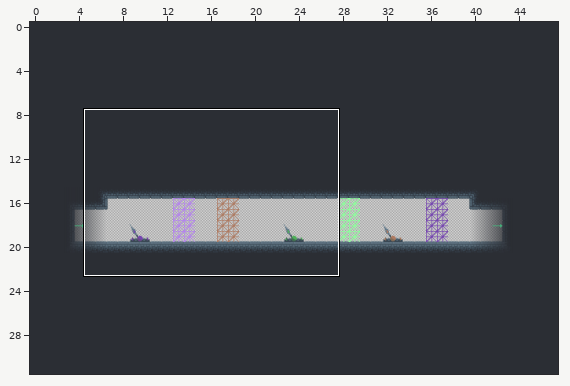
Tiled map: Worlds/Forest/S6_5.6.tmx. The picture above shows the old version from afar; the outline marks the close-up.
Close-up. First the earlier version:
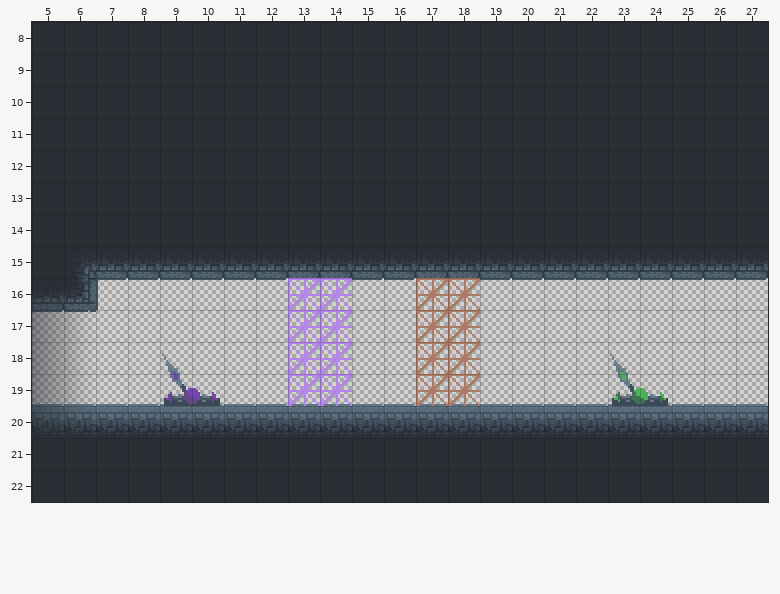
Cells are 160x160 px. Shown: x 5..27, y 8..22.
After the commit:
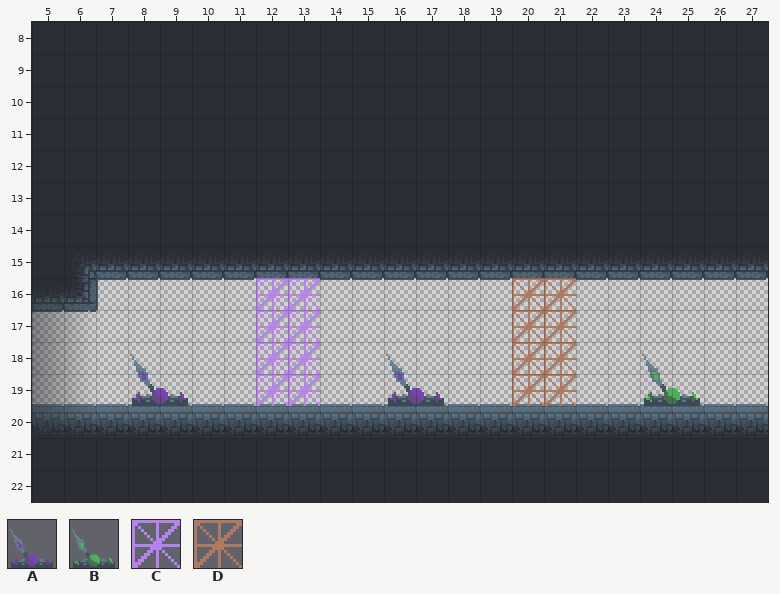
Key: from "Levers": A 1, B 3; from "act-Sheet": C 12, D 22.
_ is an empty cell, . an unchanged one.
Difference:
--- layer "Door"
@@ x 12..21 @@
-16 _.C..DD.__
-17 _.C..DD.__
-18 _.C..DD.__
-19 _.C..DD.__
+16 C._..__.DD
+17 C._..__.DD
+18 C._..__.DD
+19 C._..__.DD
--- layer "Levers"
@@ x 8..24 @@
-19 _A......_......B_
+19 A_......A......_B
Pixel boxes of the changes (left, top, right, bottom) in both close-ups:
added: (256, 278, 288, 406)
removed: (320, 278, 352, 406)
changed: (386, 278, 480, 406)
added: (512, 278, 576, 406)
changed: (130, 354, 220, 406)
changed: (610, 354, 700, 406)
